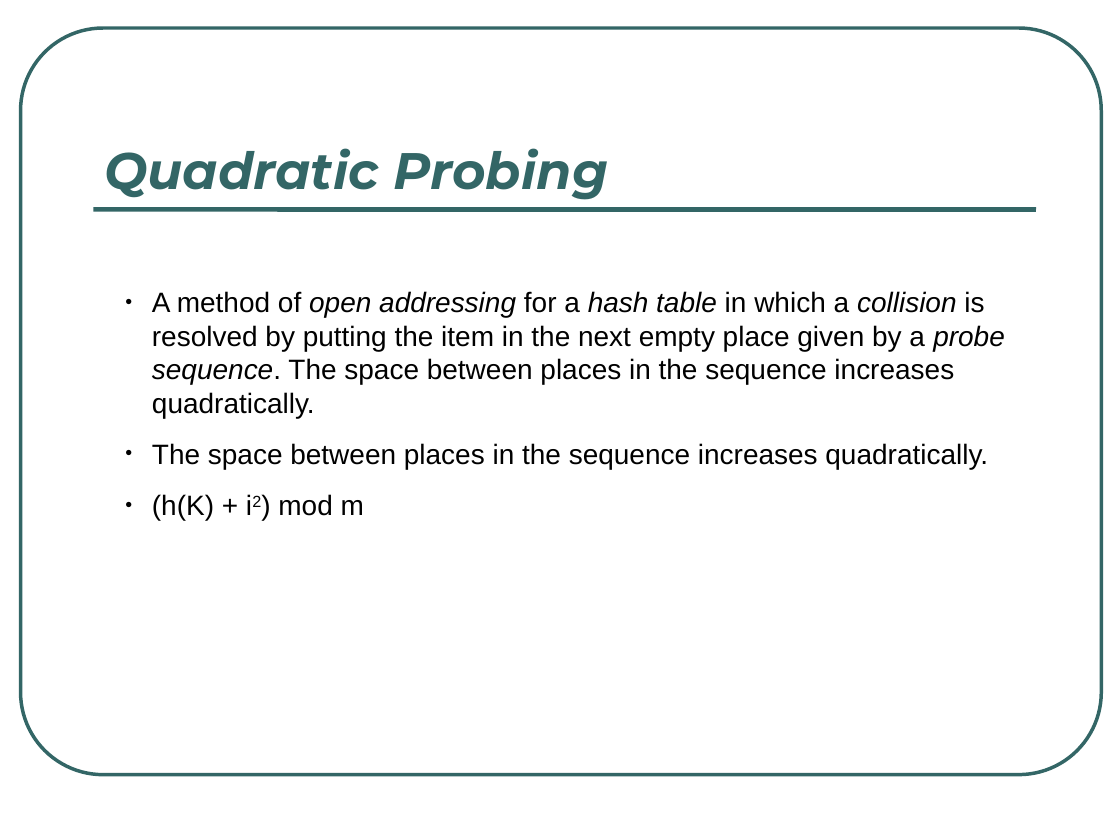
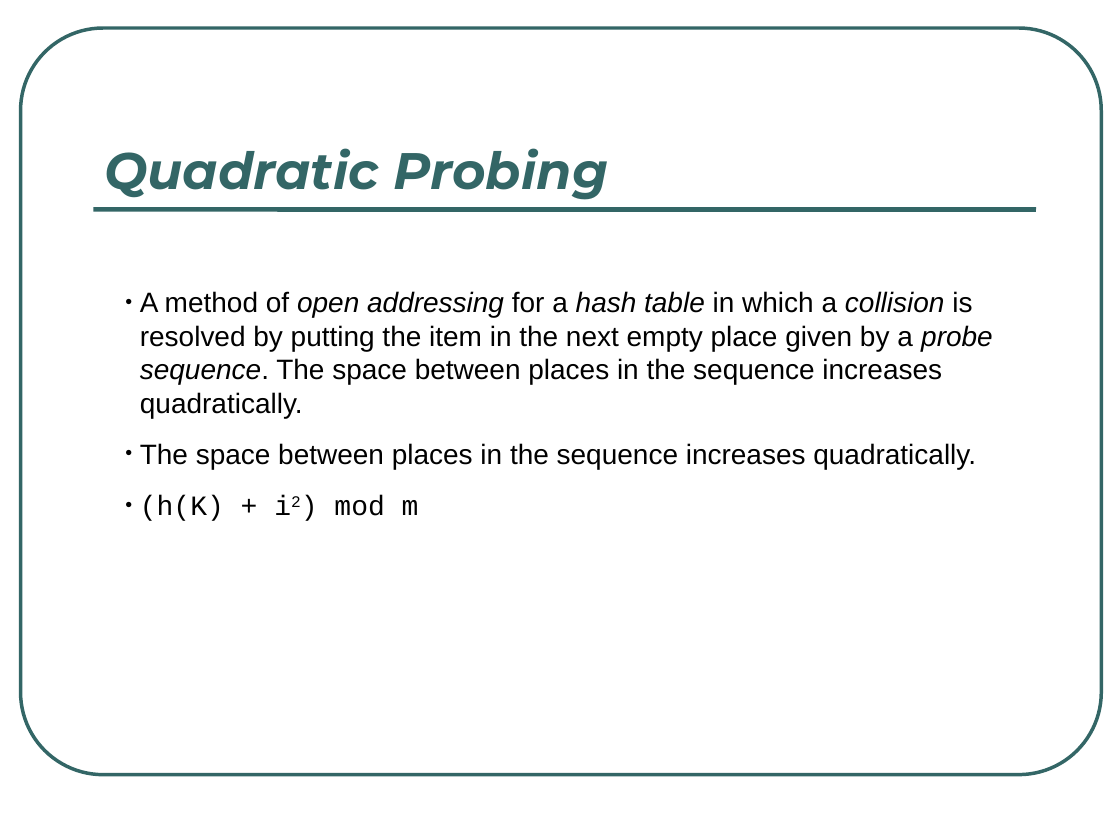
Before and after one commit to rugbyprof/3013-Algorithms, a slide deck: slide 20 of Lectures/L09/Hashing.ppt. Drawn at 1120x840 pixels with LibreOffice and Linux fonts; fonts in the diff are those of the drawing. Boxes give left, top, right and bottom in pixels: in the first picture for what was removed or moved away, otherwise in the second. Text is boxed around its words. In the diff, an @@ line names an element or a change of style, - is before the commit and + after.

```diff
--- a/Lectures/L09/Hashing.ppt
+++ b/Lectures/L09/Hashing.ppt
@@ text "A method of open addressing ..." at bbox=[140, 291, 993, 521]: font Arial to Courier New in "(h(K) + i2) mod m"; indent changed @@
```
Also in this commit, not shown: 20 other slides changed.
